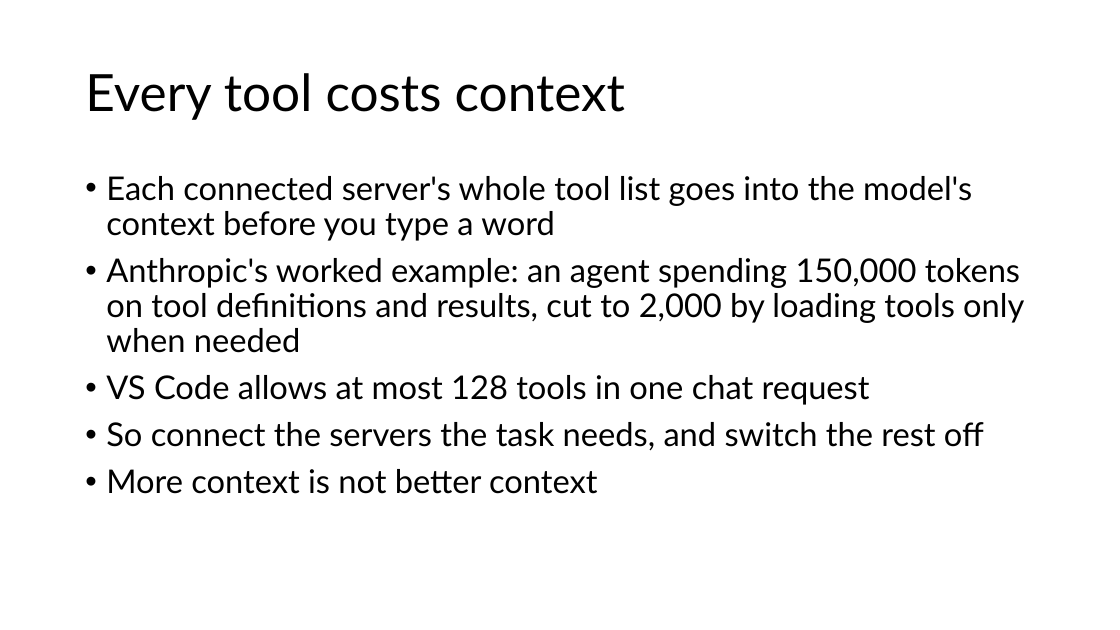
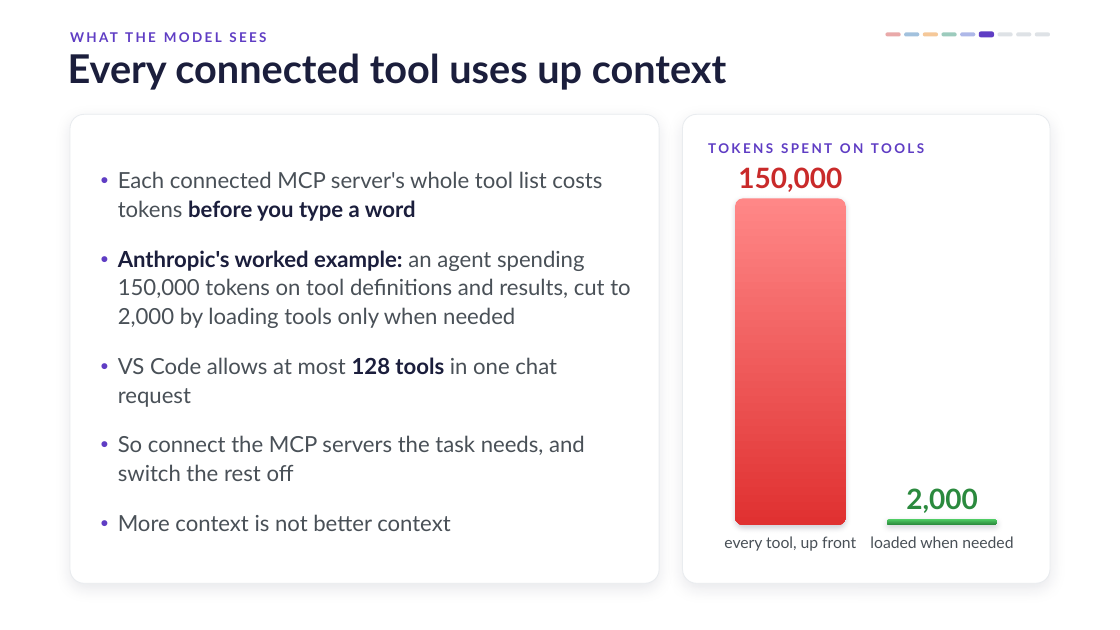
Before and after one commit to karoluciecha/ai-assisted-programming-module, a slide deck: slide 23 of lectures-and-labs/week05/mcp-lecture.pptx (slide 56 before the commit). Drawn at 1120x630 pixels with LibreOffice and Linux fonts; fonts in the diff are those of the drawing; background and template pictures are left out. Boxes give left, top, right and bottom in pixels: in the first picture for what was removed or moved away, otherwise in the second. Text is boxed around its words. In the diff, an @@ line names an element or a change of style, - is before the commit and + after.

```diff
--- a/lectures-and-labs/week05/mcp-lecture.pptx
+++ b/lectures-and-labs/week05/mcp-lecture.pptx
@@ title at [68,53,726,90]: text changed; size 44 to 34 pt; text colour #000000 to #1B1E3C; bold on @@
-Every tool costs context
+Every connected tool uses up context
@@ rounded rectangle added at [886,33,901,37], fill #C92A2A at 40% opacity @@
@@ rounded rectangle added at [904,33,919,37], fill #1864AB at 40% opacity @@
@@ rounded rectangle added at [923,33,939,37], fill #E67700 at 40% opacity @@
@@ rounded rectangle added at [942,33,957,37], fill #087F5B at 40% opacity @@
@@ rounded rectangle added at [960,33,975,37], fill #364FC7 at 40% opacity @@
@@ rounded rectangle added at [979,32,994,38], fill #5F3DC4 @@
@@ rounded rectangle added at [998,33,1013,37], fill #DEE2E6 @@
@@ rounded rectangle added at [1017,33,1032,37], fill #DEE2E6 @@
@@ rounded rectangle added at [1035,33,1050,37], fill #DEE2E6 @@
@@ rounded rectangle added at [70,114,659,583], fill #FFFFFF, outline #E9ECEF 0.75 pt @@
@@ rounded rectangle added at [682,114,1050,583], fill #FFFFFF, outline #E9ECEF 0.75 pt @@
@@ text "Each connected MCP server's whole ...": place and size @@
-text "Each connected MCP server's whole ..." at [106,176,1024,494]
+text "Each connected MCP server's whole ..." at [118,171,630,531]
@@ text "Each connected MCP server's whole ..." at [118,171,630,531]: vertical alignment top to middle @@
@@ text added at [708,143,924,153], 11.5 pt, text #5F3DC4, bold @@
+TOKENS SPENT ON TOOLS
@@ text at [118,171,602,221]: text changed; size 28 to 19 pt; text colour #000000 to #495057 @@
-• Each connected server's whole tool list goes into the model's context before you type a word
+● Each connected MCP server's whole tool list costs tokens before you type a word
@@ text added at [738,167,842,192], 24 pt, text #C92A2A, bold @@
+150,000
@@ rounded rectangle added at [735,198,846,525], fill gradient #FF8787 to #E03131 @@
@@ text at [118,250,630,531]: size 28 to 19 pt in "Anthropic's worked example: an agent spending 150,000 ...", "VS Code allows at most 128 tools ...", "More context is not better context"; text colour #000000 to #1B1E3C, bold on in "Anthropic's worked example:", "128 tools"; text colour #000000 to #495057 in "an agent spending 150,000 tokens on tool ...", "VS Code allows at most in one ...", "More context is not better context"; bullet • to ●; line spacing 0.9 to 1.08; more space between paragraphs @@
@@ text at [118,435,585,481]: text changed; size 28 to 19 pt; text colour #000000 to #495057 @@
-• So connect the servers the task needs, and switch the rest off
+● So connect the MCP servers the task needs, and switch the rest off
@@ text added at [231,435,263,452], 11.5 pt, text #5F3DC4, bold @@
+WHAT THE MODEL SEES
@@ text added at [906,488,978,513], 24 pt, text #2B8A3E, bold @@
+2,000
@@ text added at [724,536,856,551], 13.5 pt, text #495057 @@
+every tool, up front
@@ text added at [870,536,1013,548], 13.5 pt, text #495057 @@
+loaded when needed
@@ rounded rectangle added at [887,519,998,525], fill gradient #51CF66 to #2B8A3E @@
```
Also in this commit, not shown: 25 other slides changed, 28 slides added, 35 slides removed.
